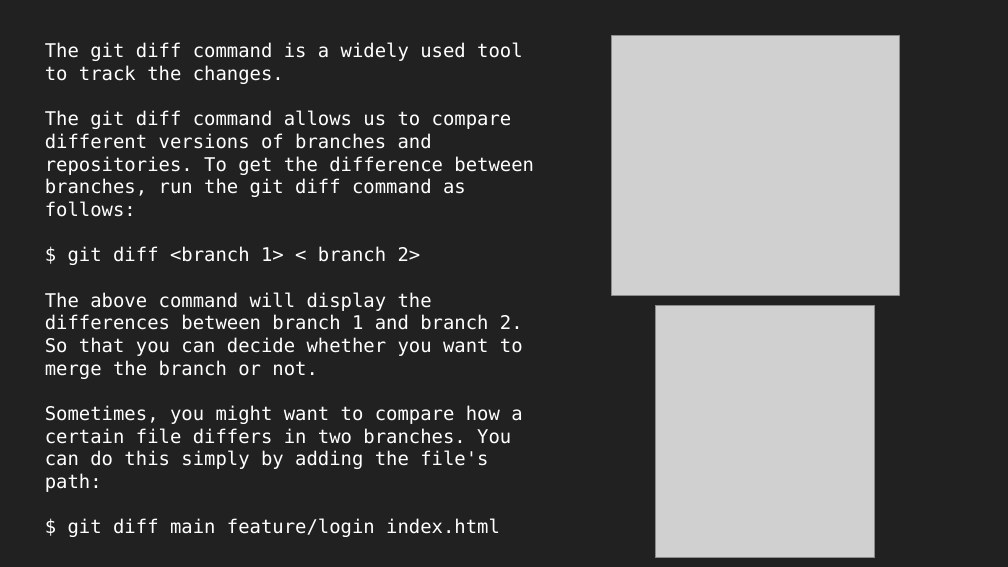
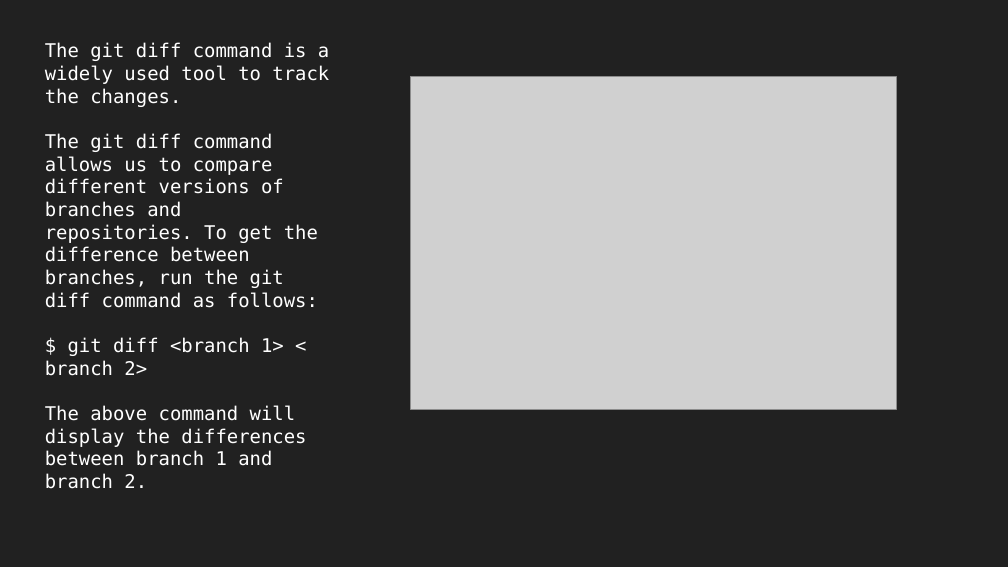
Before and after one commit to Amor-codes/KOSStask, a slide deck: slide 10 of KOSS.pptx. Drawn at 1008x567 pixels with LibreOffice and Linux fonts; fonts in the diff are those of the drawing; grey boxes stand for pictures. Boxes give left, top, right and bottom in pixels: in the first picture for what was removed or moved away, otherwise in the second. Text is boxed around its words. In the diff, an @@ line names an element or a change of style, - is before the commit and + after.

```diff
--- a/KOSS.pptx
+++ b/KOSS.pptx
@@ picture removed at box(612, 35, 899, 295) @@
@@ picture added at box(410, 77, 896, 409) @@
@@ picture removed at box(656, 306, 875, 557) @@
@@ text at box(45, 405, 306, 489): text changed @@
-The above command will display the differences between branch 1 and branch 2. So that you can decide whether you want to merge the branch or not.
-Sometimes, you might want to compare how a certain file differs in two branches. You can do this simply by adding the file's path:
-$ git diff main feature/login index.html
+The above command will display the differences between branch 1 and branch 2.
```
Also in this commit, not shown: 10 other slides changed.
